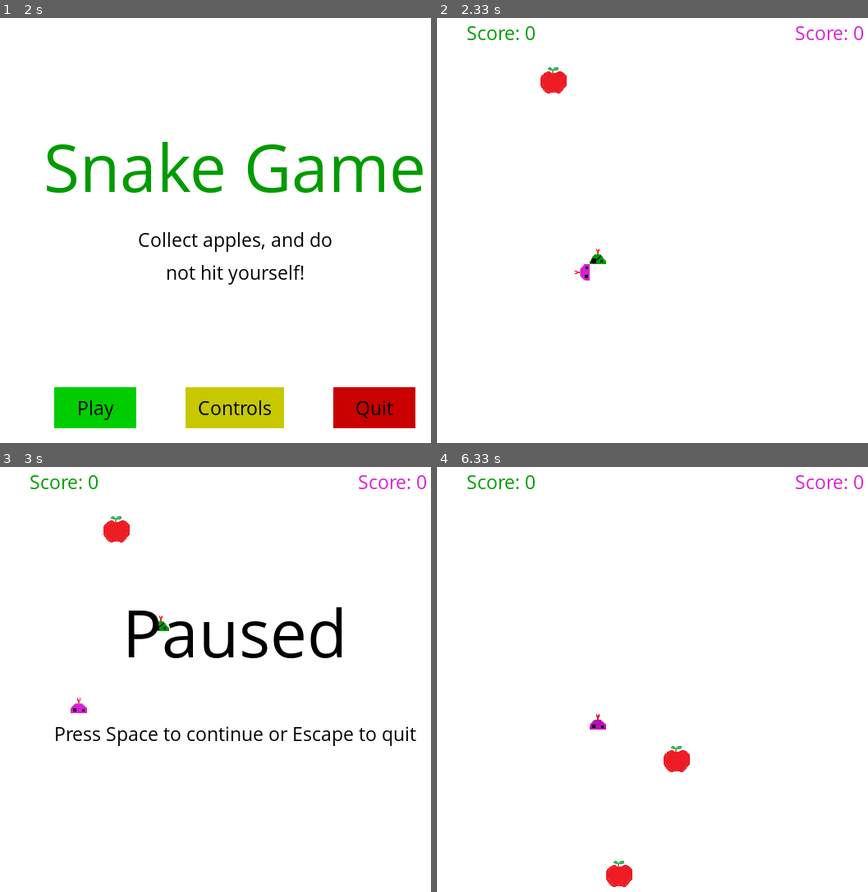
Above: before the commit, frames 1-4 (two rows, left to right).
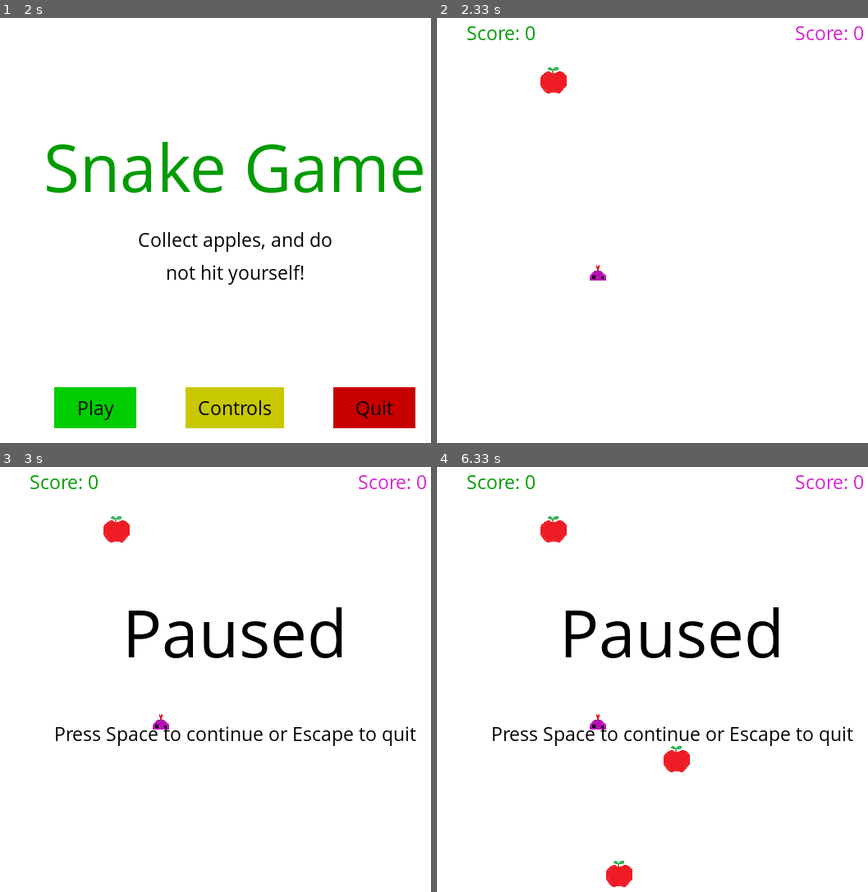
Above: after the commit, the same moments.

Repository: dJani97/PySnake-for-2-players
Game: pygame game, started from main.py
Same seed, same stepped clock (60 frames per second), same inputs: the game is played once before the commit and once after it.
Inputs (mouse positions are in pixels of both pictures, inside the frame that each line leads up to):
- Up to frame 1 (2 s): move the mouse to (107, 417) at 1.43 s; click (68, 417) at 1.95 s
- Up to frame 2 (2.33 s): hold A from 2.23 s (still down); hold Up from 2.23 s (still down); move the mouse to (527, 234) at 2.27 s
- Up to frame 3 (3 s): click (90, 683) at 2.35 s; release A at 2.6 s; release Up at 2.6 s; hold Up from 2.63 s (still down); hold W from 2.63 s (still down); tap Space at 2.7 s
- Up to frame 4 (6.33 s): release Up at 3 s; release W at 3 s; hold D 3.03-3.67 s; tap Space at 3.1, 3.4, 3.77, 4.17, 4.67, 5.17, 5.53, 6.03 s; hold S 3.7-4.07 s; tap E at 3.85, 5.25 s; hold Left 4.1-4.57 s; hold A 4.1-4.57 s; hold D 4.6-5.07 s; hold Up 5.1-5.43 s; hold W 5.1-5.43 s; hold D 5.47-5.93 s; hold A from 5.97 s (still down)

Frame 1 is identical in both runs. In frame 2, 0.2% of the frame differs, in the area x 31-40%, y 54-62%; in frame 3, 0.2%; in frame 4, 3.0%, in the area x 12-97%, y 11-66%.

Commit message:
serial-port-controls
add serial reader functionality

Diff:
--- a/constants.py
+++ b/constants.py
@@ -10,8 +10,8 @@
 Game settings
 """
 
-
-fps = 12
+serial_read_loop_delay = 0.016
+fps = 8
 block_size = 20
 apple_size = 32
 apple_count = 1
--- a/main.py
+++ b/main.py
@@ -1,9 +1,11 @@
 import pygame
+import serial
 import random
 from constants import *
 
 from model.apple import Apple
 from model.snake import Snake
+from util.serial_reader import SerialReader
 
 pygame.init()
 
@@ -24,6 +26,9 @@
 
 direction = "right"
 apples = set([])
+
+serial_reader = SerialReader(daemon=True)
+serial_reader.start()
 
 
 def pause():
@@ -70,10 +75,15 @@
     display.blit(text_surf, text_rect)
 
 
-def generate_random_apple():
-    new_apple = Apple([round(random.randrange(apple_size, res_x - apple_size) / 10) * 10,
-                       round(random.randrange(apple_size, res_y - apple_size) / 10) * 10],
-                      apple_size, display, apple_img)
+def generate_random_apple(snakes):
+    while True:
+        new_apple = Apple([round(random.randrange(apple_size, res_x - apple_size) / 10) * 10,
+                           round(random.randrange(apple_size, res_y - apple_size) / 10) * 10],
+                          apple_size, display, apple_img)
+
+        # if True not in [s.overlaps(new_apple) for s in snakes]:
+        break
+
     return new_apple
 
 
@@ -150,15 +160,16 @@
     global apple_count
     game_exit = False
     game_over = False
-    while apple_count > len(apples):
-        apple = generate_random_apple()
-        apples.add(apple)
     snake1 = Snake([((res_x / 2 - 5 * block_size) / 10) * 10, (res_y / 20) * 10], [0, 0], None, green_head, display)
     snake2 = Snake([((res_x / 2 - 5 * block_size) / 10) * 10, (res_y / 20) * 10], [0, 0], None, purple_head, display, purple)
+    snakes = [snake1, snake1]
+    while apple_count > len(apples):
+        apple = generate_random_apple(snakes)
+        apples.add(apple)
 
     while not game_exit:
         if apple_count > len(apples):
-            apple = generate_random_apple()
+            apple = generate_random_apple(snakes)
             apples.add(apple)
         elif apple_count < len(apples):
             apples.pop()
@@ -177,36 +188,40 @@
                         if event.key == pygame.K_SPACE:
                             game_loop()
 
+        if serial_reader.player1_last_dir:
+            snake1.key_event(serial_reader.player1_last_dir)
+        if serial_reader.player2_last_dir:
+            snake2.key_event(serial_reader.player2_last_dir)
+
         for event in pygame.event.get():  # Events LEAD
             if event.type == pygame.QUIT:
                 game_exit = True
             if event.type == pygame.KEYDOWN:
 
-                # Snake1 events:
-                if event.key == pygame.K_LEFT:
-                    snake1.key_event(Dir.left)
-
-                if event.key == pygame.K_RIGHT:
-                    snake1.key_event(Dir.right)
-
-                if event.key == pygame.K_DOWN:
-                    snake1.key_event(Dir.down)
-
-                if event.key == pygame.K_UP:
-                    snake1.key_event(Dir.up)
-
-                # Snake2 events:
-                if event.key == pygame.K_a:
-                    snake2.key_event(Dir.left)
-
-                if event.key == pygame.K_d:
-                    snake2.key_event(Dir.right)
-
-                if event.key == pygame.K_s:
-                    snake2.key_event(Dir.down)
-
-                if event.key == pygame.K_w:
-                    snake2.key_event(Dir.up)
+                # # Snake1 events:
+                # if event.key == pygame.K_LEFT:
+                #     snake1.key_event(Dir.left)
+                #
+                # if event.key == pygame.K_RIGHT:
+                #     snake1.key_event(Dir.right)
+                #
+                # if event.key == pygame.K_DOWN:
+                #     snake1.key_event(Dir.down)
+                #
+                # if event.key == pygame.K_UP:
+                #     snake1.key_event(Dir.up)
+
+                # # Snake2 events:
+                # if event.key == pygame.K_a:
+                #     snake2.key_event(Dir.left)
+                #
+                # if event.key == pygame.K_d:
+                #     snake2.key_event(Dir.right)
+                #
+                # if event.key == pygame.K_s:
+                #     snake2.key_event(Dir.down)
+                #
+                # if event.key == pygame.K_w:
 
                 if event.key == pygame.K_SPACE:
                     pause()
@@ -228,9 +243,12 @@
             game_over = True
 
         snake1.score_display([50, 2], score)
-        snake1.eat(apples, generate_random_apple)
+        eaten = snake1.eat(apples)
         snake2.score_display([res_x - 150, 2], score)
-        snake2.eat(apples, generate_random_apple)
+        eaten += snake2.eat(apples)
+
+        for _ in range(eaten):
+            generate_random_apple([snake1, snake2])
 
         pygame.display.update()
 
--- a/model/snake.py
+++ b/model/snake.py
@@ -20,15 +20,32 @@
     def key_event(self, new_direction):
         self.angle = new_direction
 
-    def eat(self, apples, generate_random_apple):
+    def eat(self, apples) -> int:
+        eaten_apples = 0
+        eaten_apple_list = []
         for apple in apples:
             if apple.pos[0] < self.pos[0] < apple.pos[0] + apple_size or self.pos[0] + block_size > apple.pos[0] \
                     and self.pos[0] < apple.pos[0] + apple_size:
                 if apple.pos[1] < self.pos[1] < apple.pos[1] + apple.size or self.pos[1] + block_size > apple.pos[1] \
                         and self.pos[1] < apple.pos[1] + apple.size:
-                    apples.remove(apple)
-                    apples.add(generate_random_apple())
+                    eaten_apple_list.append(apple)
+                    eaten_apples += 1
                     self.length += 1
+
+        for eaten in eaten_apple_list:
+            apples.remove(eaten)
+
+        return eaten_apples
+
+    def overlaps(self, obj) -> bool:
+        for x in self.list:
+            if obj.pos[0] < x[0] < obj.pos[0] + block_size or x[0] + block_size > obj.pos[0] \
+                    and x[0] < obj.pos[0] + block_size:
+                if x[1] < self.pos[1] < x[1] + block_size or self.pos[1] + block_size > x[1] \
+                        and self.pos[1] < x[1] + block_size:
+                    return True
+
+        return False
 
     def update(self):
         game_over = False
--- /dev/null
+++ b/util/serial_reader.py
@@ -0,0 +1,68 @@
+from threading import Thread
+from time import sleep
+from typing import Optional, Callable, Any, Iterable, Mapping
+
+import serial
+from constants import *
+
+PORT = "COM6"
+BAUDRATE = 115200
+
+
+def get_dir_from_string(serial_string):
+    serial_string = serial_string .strip()
+    if serial_string == 'RIGHT':
+        return Dir.right
+    elif serial_string == 'LEFT':
+        return Dir.left
+    elif serial_string == 'UP':
+        return Dir.up
+    elif serial_string == 'DOWN':
+        return Dir.down
+
+
+class SerialReader(Thread):
+    s = serial.Serial(PORT, baudrate=BAUDRATE)
+    player1_last_dir = None
+    player2_last_dir = None
+    running = True
+
+    def run(self) -> None:
+        print("SerialReader run()")
+        self.read_loop()
+
+    def player2_get_last_dir(self):
+        values = self.s.read_all().split()
+        if (len(values)) > 0:
+            serial_direction = values[-1].decode("utf-8")
+            if serial_direction == 'P1:RIGHT':
+                return Dir.right
+            elif serial_direction == 'P1:LEFT':
+                return Dir.left
+            elif serial_direction == 'P1:UP':
+                return Dir.up
+            elif serial_direction == 'P1:DOWN':
+                return Dir.down
+
+    def read_loop(self):
+        print("SerialReader read_loop()")
+        while self.running:
+            try:
+                sleep(serial_read_loop_delay)
+                print("SerialReader read_loop() looping...")
+                command = self.s.readline().decode("utf-8")
+                print(command)
+                if 'P1' in command:
+                    print('P1!!')
+                    command = command.split(':')[1]
+                    print(command)
+                    self.player1_last_dir = get_dir_from_string(command)
+
+                if 'P2' in command:
+                    print('P2!!')
+                    command = command.split(':')[1]
+                    print(command)
+                    self.player2_last_dir = get_dir_from_string(command)
+
+            except Exception as ex:
+                print(ex)
